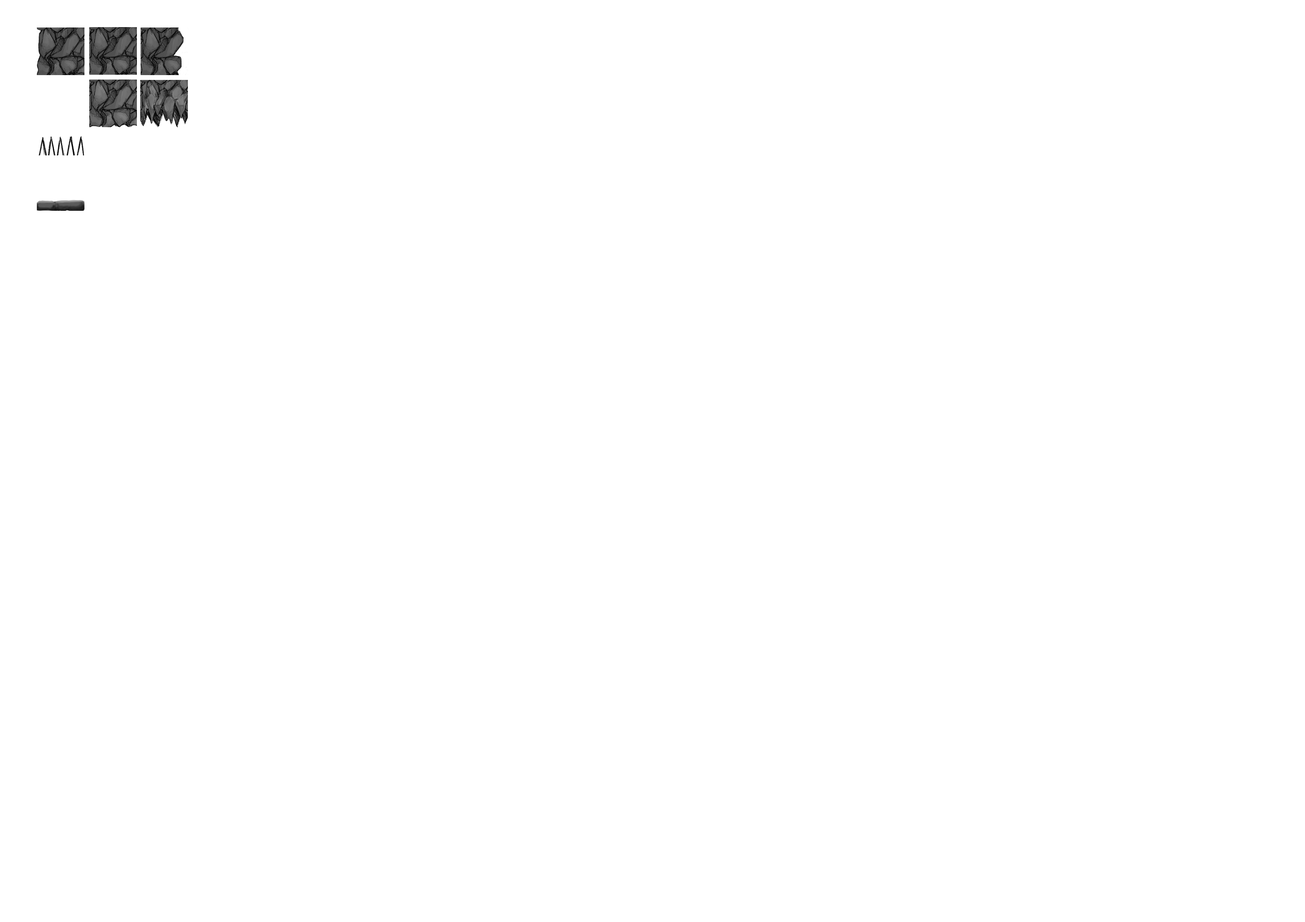
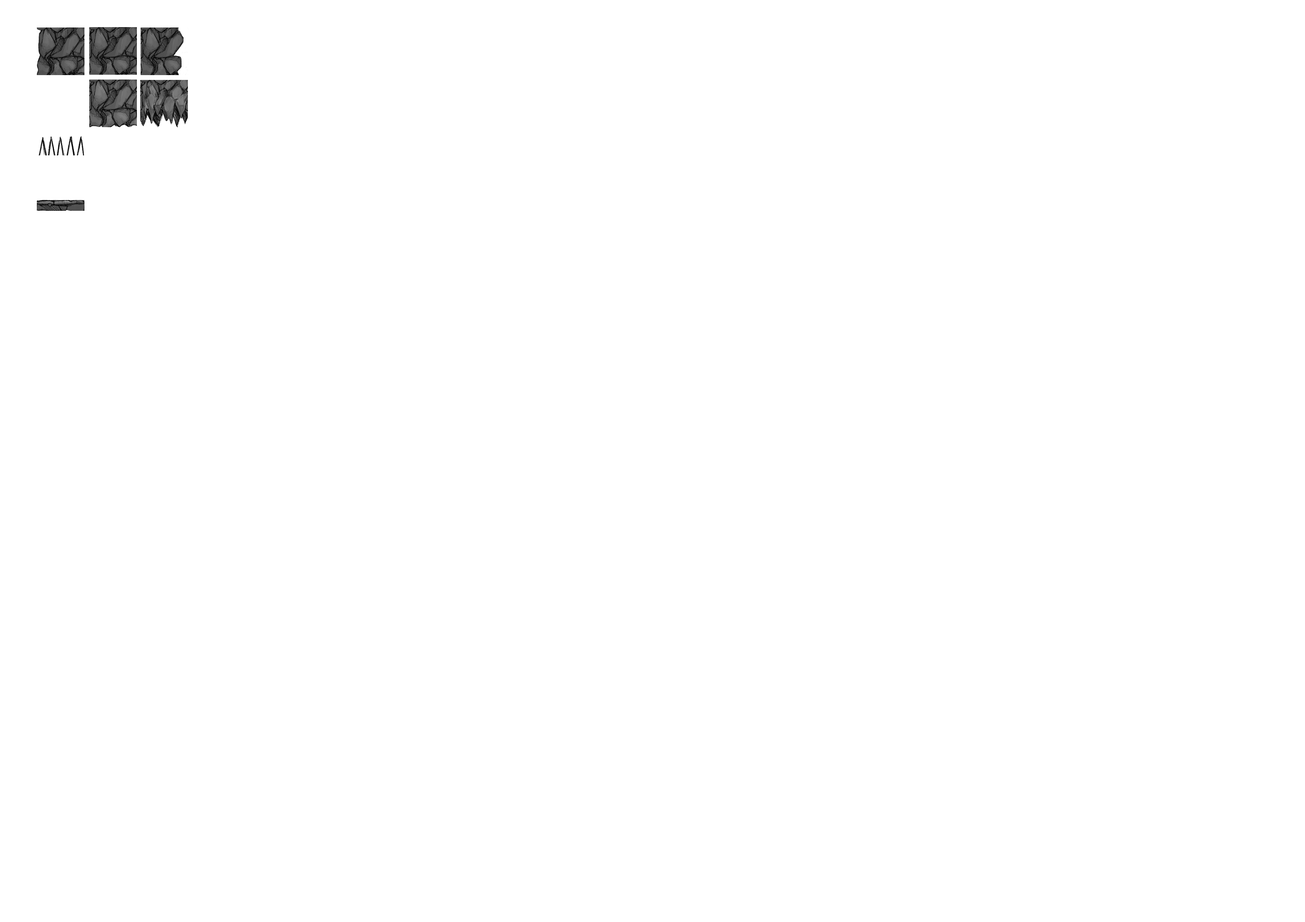
Layers edited between the first and the second 1305 x 922 image:
painted on "tile baldosa base 1" over [36, 199, 85, 211]
